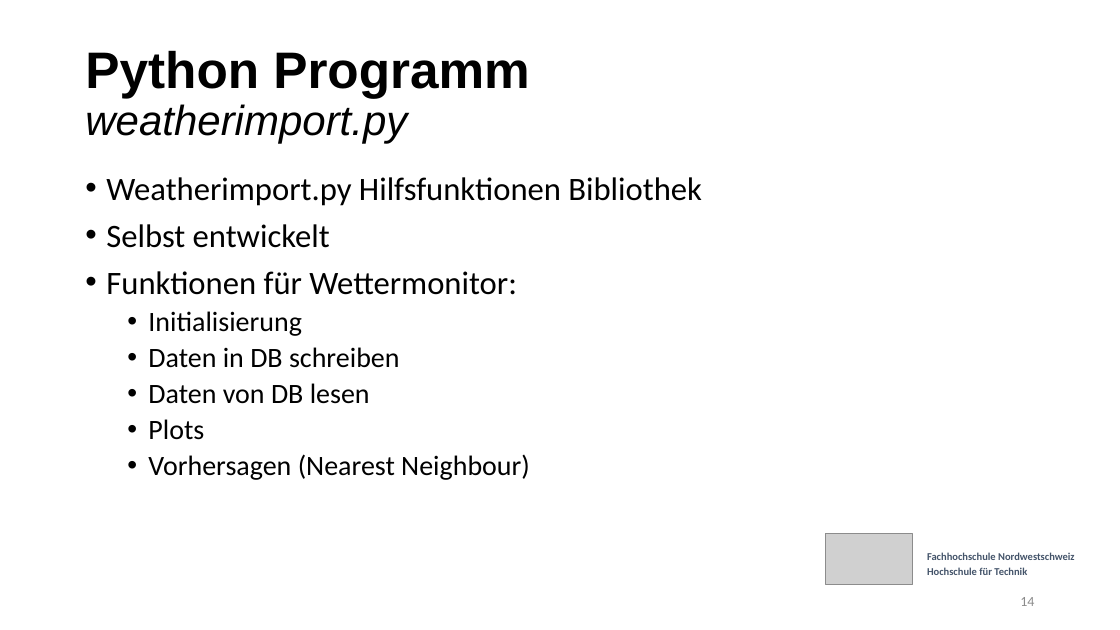
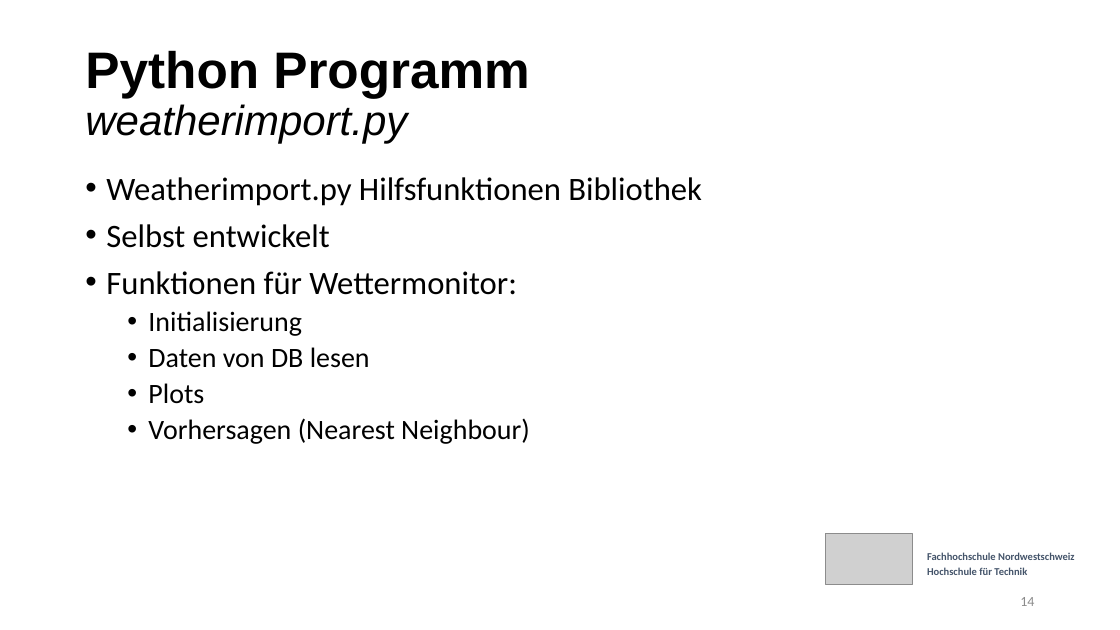
Before and after one commit to etiiiR/FHNW_Wettermonitor, a slide deck: slide 14 of Powerpoint v3.pptx. Drawn at 1120x630 pixels with LibreOffice and Linux fonts; fonts in the diff are those of the drawing; grey boxes stand for pictures. Boxes give left, top, right and bottom in pixels: in the first picture for what was removed or moved away, otherwise in the second. Text is boxed around its words. In the diff, an @@ line names an element or a change of style, - is before the commit and + after.

```diff
--- a/Powerpoint v3.pptx
+++ b/Powerpoint v3.pptx
@@ text at [148,347,400,368]: paragraph removed @@
-  • Daten in DB schreiben
```
